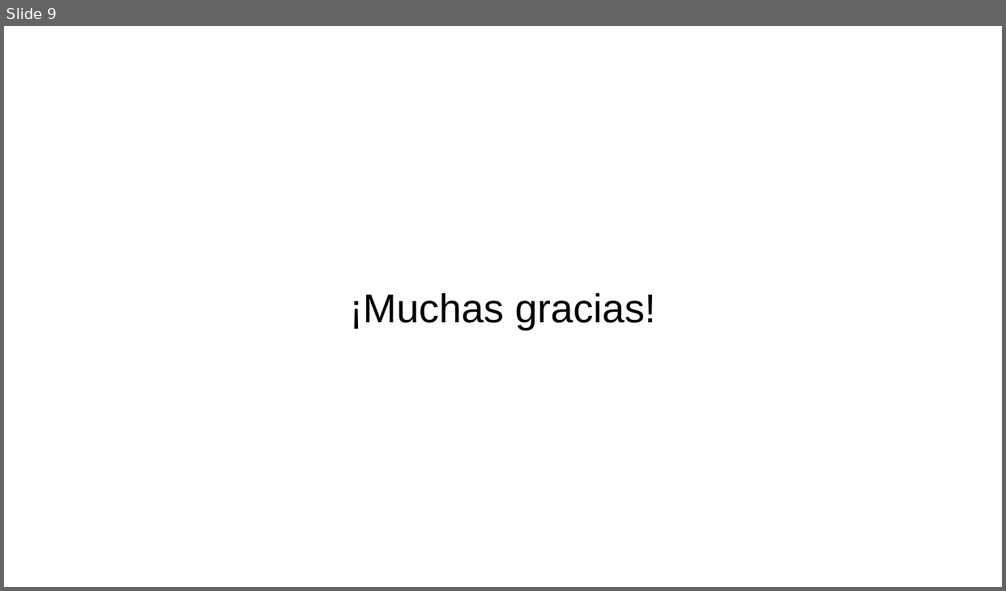
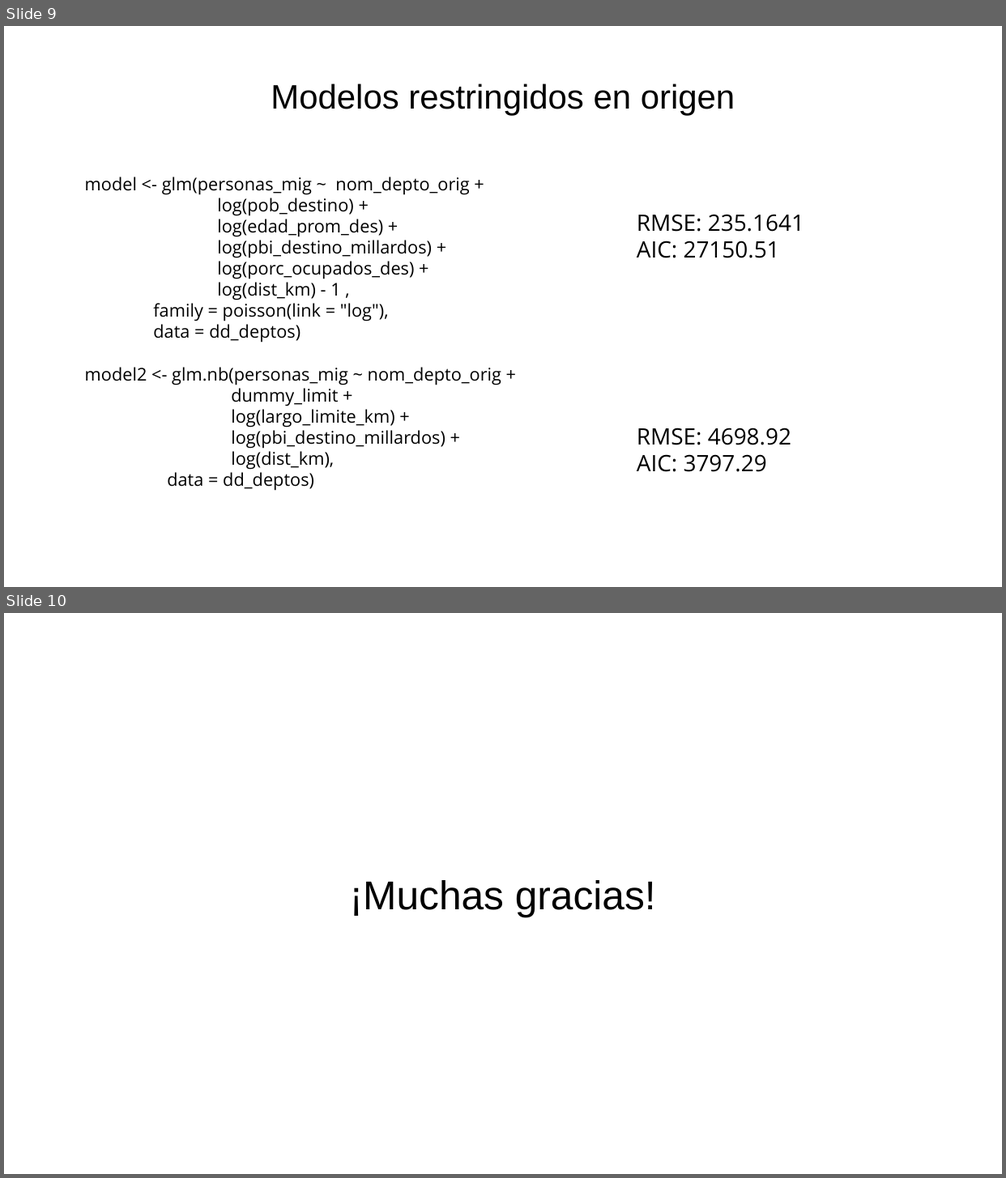
Before and after one commit to guillermodangelo/tesis, a slide deck: presentacion_dic2021.odp. Shown one above the other, each under a label of ours: slide 9 before the commit, slides 9 and 10 after it. The pictures are 1006x591 and 1006x1178 pixels, drawn with LibreOffice and Linux fonts; fonts in the diff are those of the drawing. Boxes give left, top, right and bottom in pixels: in the first picture for what was removed or moved away, otherwise in the second. Text is boxed around its words. In the diff, an @@ line names an element or a change of style, - is before the commit and + after.

```diff
--- a/presentacion_dic2021.odp
+++ b/presentacion_dic2021.odp
@@ slide 9 added at (4, 26, 1002, 587), background #FFFFFF @@
@@ title added at (270, 84, 735, 115), 27 pt, text #000000 @@
+Modelos restringidos en origen
@@ text added at (85, 177, 501, 491), 14 pt, text #000000 @@
+model <- glm(personas_mig ~ nom_depto_orig +
+log(pob_destino) +
+log(edad_prom_des) +
+log(pbi_destino_millardos) +
+log(porc_ocupados_des) +
+log(dist_km) - 1 ,
+family = poisson(link = "log"),
+data = dd_deptos)
+model2 <- glm.nb(personas_mig ~ nom_depto_orig +
+dummy_limit +
+log(largo_limite_km) +
+log(pbi_destino_millardos) +
+log(dist_km),
+data = dd_deptos)
@@ text added at (637, 214, 804, 258), 18 pt, text #000000 @@
+RMSE: 235.1641
+AIC: 27150.51
@@ text added at (637, 428, 791, 472), 18 pt, text #000000 @@
+RMSE: 4698.92
+AIC: 3797.29
@@ what was slide 9 is now slide 10 @@
```
Also in this commit, not shown: 1 slide changed, 1 other file.
